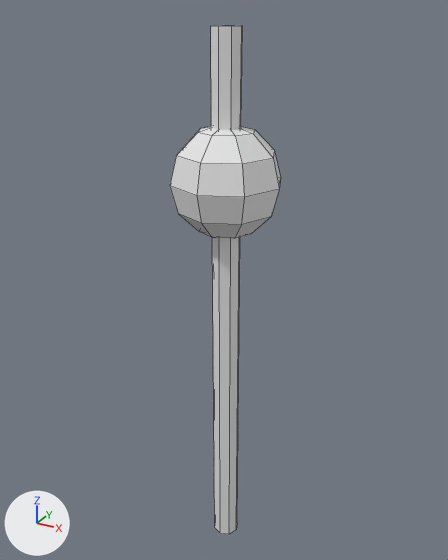
Renders of the Blender file Art/LeoArt/NYBall.blend from each side of a commit.
The view is the same before and after, from a camera (50 mm lens) standing at (13.15, -24.14, 27.7) and looking at (-0.48, 0.63, 15.31). The axes (+X, +Y, +Z) are drawn at lower left. The lights are the same throughout. The picture after the commit comes second. Mesh edges are drawn as thin lines.

Before the edit, the objects in view are built like this:
```python
me_cylinder = bpy.data.meshes.new('Cylinder')
me_cylinder.from_pydata(...)  # an 8-sided cylinder along z spanning x -1.0..1.0, y -1.0..1.0, z -1.0..1.0
me_sphere = bpy.data.meshes.new('Sphere')
me_sphere.from_pydata(...)  # a UV sphere (8 segments, 6 rings, poles along z) spanning x -1.0..1.0, y -1.0..1.0, z -1.0..1.0
ob_cylinder = bpy.data.objects.new('Cylinder', me_cylinder)
ob_cylinder.location = (0.0, 0.0, 13.52)
ob_cylinder.scale = (0.683, 0.683, 13.5)
ob_sphere = bpy.data.objects.new('Sphere', me_sphere)
ob_sphere.location = (0.0, 0.0, 20.49)
ob_sphere.scale = (2.61, 2.61, 2.61)
```
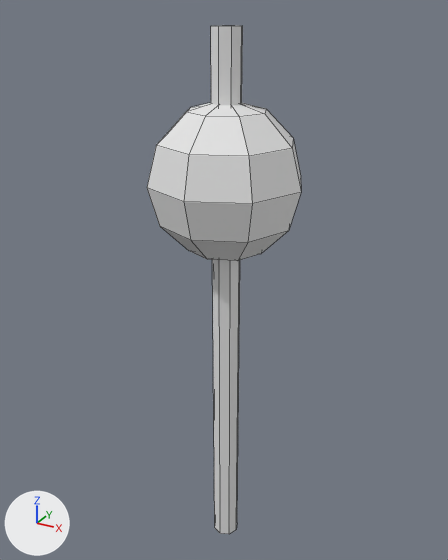
Location of each change, [x1, y1, x2, y2] in pixels of the pictures (448 x 560 px):
'Sphere', rescaled (38% wider, 41% taller): before [170, 126, 281, 238]; after [147, 103, 301, 261]

What changed in the scene script:
```text
Change ob_sphere:
    ob_sphere.scale: (2.61, 2.61, 2.61) -> (3.62, 3.62, 3.62)
```
